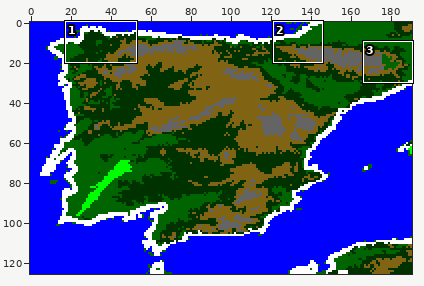
One commit to this sprite sheet: maps/spain_terrain.png. The first picture is a wide view before the edit; the outline marks the close-up.
Close-up. As it was:
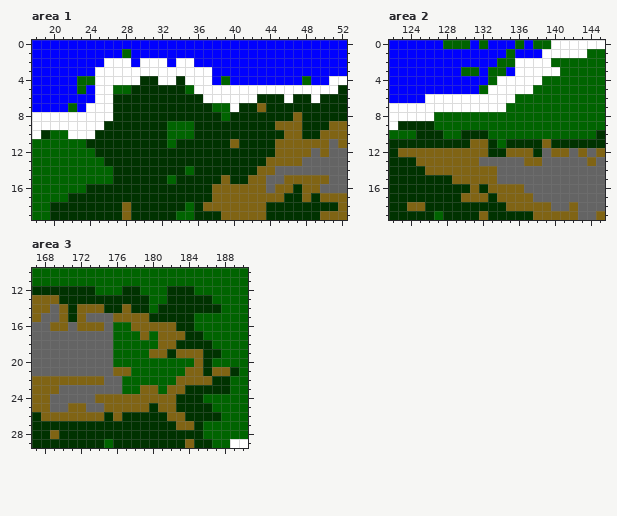
The file is 191x126 pixels. Shown: area 1: x 18..52, y 0..19; area 2: x 122..145, y 0..19; area 3: x 167..190, y 10..29. The commit also changed other parts of the picture, which this record leaves out.
Now the later version:
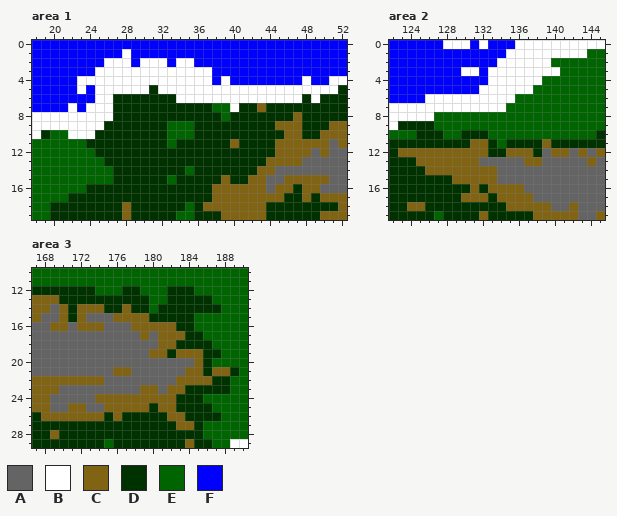
Palette (. is transparent): A #646464  B #ffffff  C #806414  D #003200  E #006400  F #0000ff
Edits made:
Area 1:
y 1: x 28 E -> B
y 4: x 23..24 EE -> BB; x 30..31 DD -> BB; x 34 D -> B; x 39 E -> B; x 48 E -> B
y 5: x 23 E -> B; x 27..30 EEDD -> BBBB; x 32..35 DDDE -> BBBB
y 6: x 34..36 DDD -> BBB; x 43..45 DDD -> BBB; x 47 D -> B
y 7: x 22 E -> B
Area 2:
y 0: x 128..130 EEE -> BBB; x 132 E -> B; x 136..139 EFEE -> BBBB
y 1: x 135..138 EFFF -> BBBB
y 2: x 134..135 EE -> BB
y 3: x 130..131 EE -> BB; x 133..135 EEF -> BBB
y 4: x 133 E -> B
y 5: x 132 E -> B
Area 3:
y 16: x 176..177 EE -> AA
y 17: x 176..178 EEE -> AAA; x 180 E -> A
y 18: x 176..180 EEEEE -> AAAAA
y 19: x 176..179 EEEE -> AAAA
y 20: x 176..184 EEEEEEEEE -> AAAAAAAAA
y 21: x 178..183 EEEEEE -> AAAAAA
y 22: x 177..182 EEEEEE -> AAAAAA
y 23: x 177..178 EE -> AA; x 181 E -> A
Boxes around the changes in both close-ups, in picture pixels (x1, y1, x2, y2):
changed: (68, 49, 311, 112)
changed: (443, 40, 551, 94)
changed: (113, 322, 194, 394)
